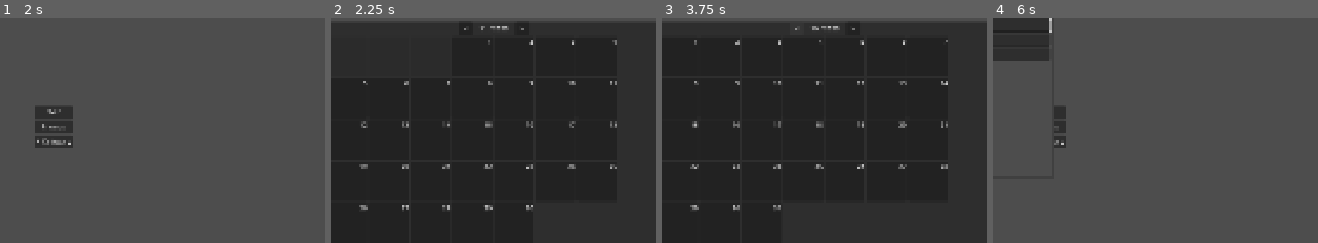
Above: before the commit, frames 1-4 (left to right).
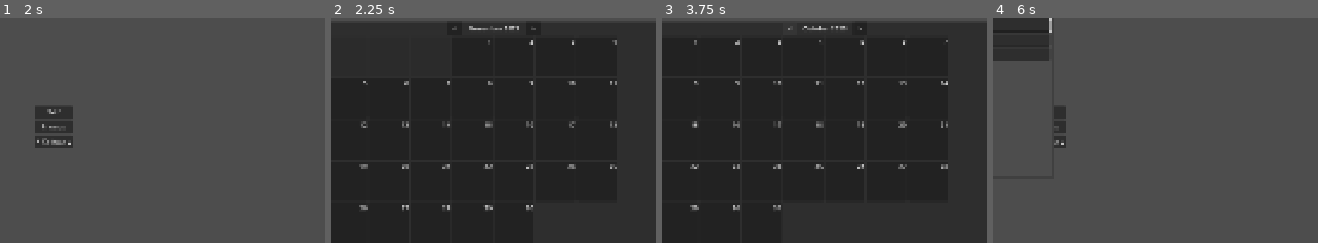
Above: after the commit, the same moments.

Repository: Syncrinity/Life-Friends-0
Game: Godot game, scene res://main.tscn
Two runs of this game, one before a commit and one after it. Both use one fixed random seed, a clock stepped at 60 frames per second and the inputs below.
Inputs (mouse positions are % of the whole screen's width and height, from its top left):
- Up to frame 1 (2 s): click (16, 5) at 0.52 s; type "12" at 0.6 s; click "Friend List" at 1.25 s
- Up to frame 2 (2.25 s): click "Hangout Log" at 2 s
- Up to frame 3 (3.75 s): click (21, 5) at 2.77 s; type "12" at 2.85 s; click "<" at 3.5 s
- Up to frame 4 (6 s): click ">" at 4.25 s; click "Friend List" at 5 s; click "+ Add Friend" at 5.75 s
The pictures show only the part of the screen within x 48-98%, y 3-53%; the shares and areas given below are measured in that part.

Frame 1 is identical in both runs. In frame 2, 0.2% of the frame differs, in the area x 37-64%, y 3-6%; in frame 3, 0.2%; in frame 4, nothing differs.

Commit message:
Adjusted calendar name.

Diff:
--- a/calendar_view.gd
+++ b/calendar_view.gd
@@ -10,6 +10,8 @@
 
 var displayed_month: int
 var displayed_year: int
+
+var month_name: Array = ["January", "February", "March", "April", "May", "June", "July", "August", "September", "October", "November", "December" ]
 
 var hangouts: Array = []
 var highlighted_hangout_id := ""
@@ -25,11 +27,14 @@
 	refresh_calendar()
 
 
+func convert_month_to_text(display_month: int) -> String:
+	return month_name[display_month - 1]
+
 func refresh_calendar() -> void:
 	for child in calendar_grid.get_children():
 		child.queue_free()
 
-	month_year_label.text = "%d / %d" % [displayed_month, displayed_year]
+	month_year_label.text = "%s %d" % [convert_month_to_text(displayed_month), displayed_year]
 
 	var first_day := {
 		"year": displayed_year,
